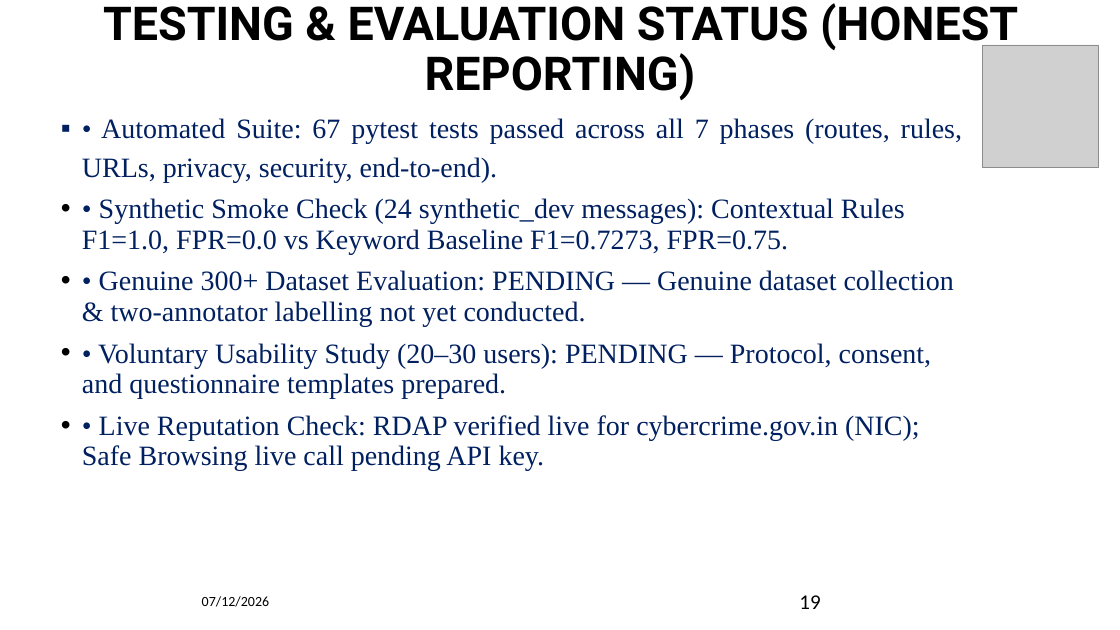
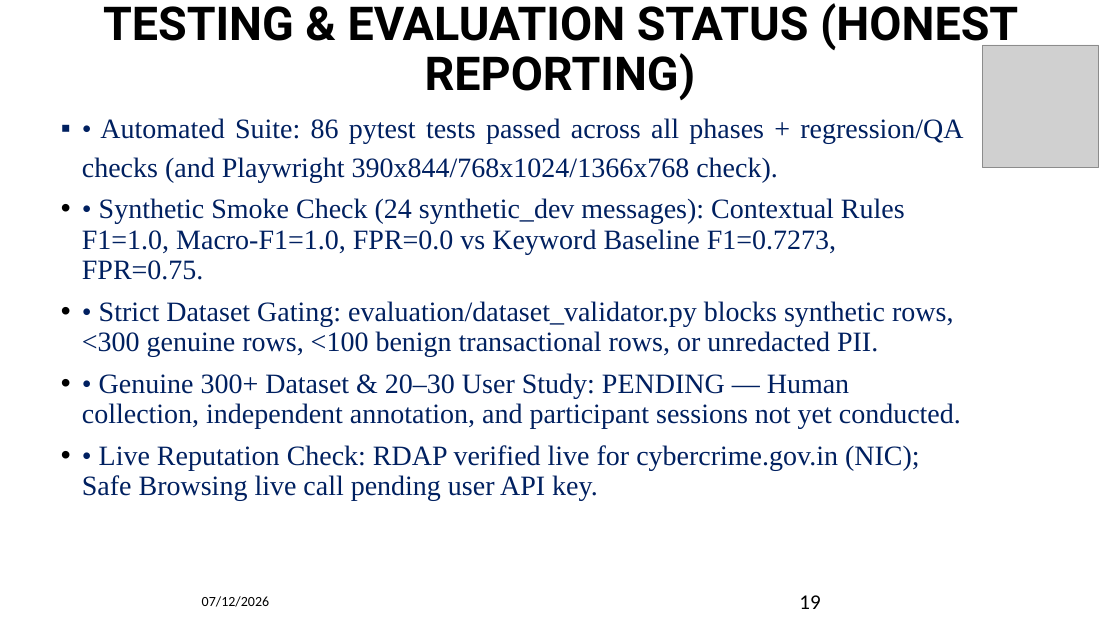
Before and after one commit to darshanashok-dev/community, a slide deck: slide 19 of community_project_ppt_updated.pptx. Drawn at 1120x630 pixels with LibreOffice and Linux fonts; fonts in the diff are those of the drawing; grey boxes stand for pictures; background and template pictures are left out. Boxes give left, top, right and bottom in pixels: in the first picture for what was removed or moved away, otherwise in the second. Text is boxed around its words. In the diff, an @@ line names an element or a change of style, - is before the commit and + after.

Commit message:
Sync PPTX slides, add dataset_validator CLI and usability study analyzer

```diff
--- a/community_project_ppt_updated.pptx
+++ b/community_project_ppt_updated.pptx
@@ text at [82, 118, 963, 501]: text changed @@
-▪ • Automated Suite: 67 pytest tests passed across all 7 phases (routes, rules, URLs, privacy, security, end-to-end).
-• • Synthetic Smoke Check (24 synthetic_dev messages): Contextual Rules F1=1.0, FPR=0.0 vs Keyword Baseline F1=0.7273, FPR=0.75.
-• • Genuine 300+ Dataset Evaluation: PENDING — Genuine dataset collection & two-annotator labelling not yet conducted.
-• • Voluntary Usability Study (20–30 users): PENDING — Protocol, consent, and questionnaire templates prepared.
-• • Live Reputation Check: RDAP verified live for cybercrime.gov.in (NIC); Safe Browsing live call pending API key.
+▪ • Automated Suite: 86 pytest tests passed across all phases + regression/QA checks (and Playwright 390x844/768x1024/1366x768 check).
+• • Synthetic Smoke Check (24 synthetic_dev messages): Contextual Rules F1=1.0, Macro-F1=1.0, FPR=0.0 vs Keyword Baseline F1=0.7273, FPR=0.75.
+• • Strict Dataset Gating: evaluation/dataset_validator.py blocks synthetic rows, <300 genuine rows, <100 benign transactional rows, or unredacted PII.
+• • Genuine 300+ Dataset & 20–30 User Study: PENDING — Human collection, independent annotation, and participant sessions not yet conducted.
+• • Live Reputation Check: RDAP verified live for cybercrime.gov.in (NIC); Safe Browsing live call pending user API key.
```
Also in this commit, not shown: 3 other slides changed, 6 other files.
